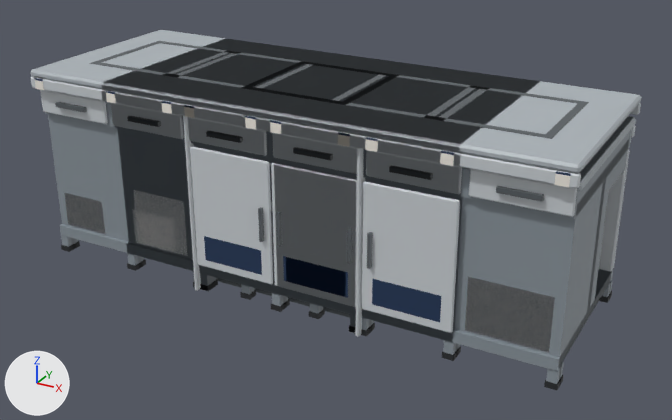
A saved change to the Blender file art/blender/counters.blend.
The view is the same before and after, from a 50 mm lens placed at (2.31, -4.06, 2.42), pointed at (0.09, -0.01, 0.4). The axes (+X, +Y, +Z) are drawn at lower left. The lights are the same throughout. The picture after the commit comes second.

The first picture shows 'counter_2m_body', 'counter_3m_body', 'pass_1m_body', 'pass_2m_body', 'pass_3m_body', 'pass_end_body' and 4 more.
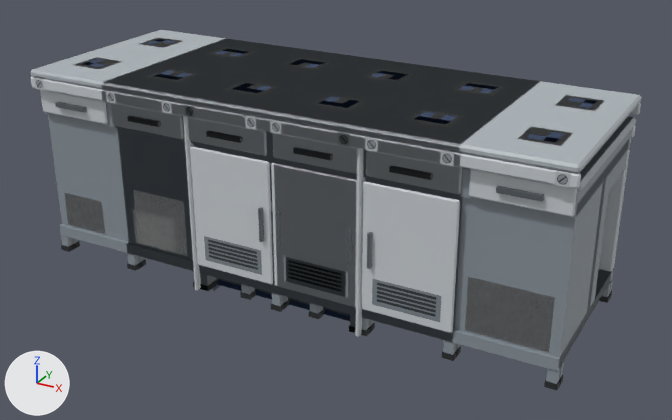
Location of each change, [x1, y1, x2, y2] in pixels of the pictures (672 x 420 px; the box of a moved part takes in the faces that stretch with it):
'pass_threshold_body', added (mostly hidden): after [213, 280, 350, 321]
part 1 of me_pass_2m_body_001, moved or reshaped: before [163, 50, 487, 118]; after [147, 48, 506, 127]
part 2 of me_pass_2m_body_001, surface changed: [106, 91, 454, 322] in both
part 3 of me_pass_3m_body_001, deleted: before [156, 41, 227, 52]
part 4 of me_pass_3m_body_001, deleted: before [469, 85, 589, 104]
part 5 of me_pass_3m_body_001, deleted: before [546, 103, 587, 136]
part 6 of me_pass_3m_body_001, moved or reshaped: before [90, 43, 554, 139]; after [76, 40, 605, 145]
part 7 of me_pass_3m_body_001, surface changed: [34, 42, 570, 297] in both
part 8 of me_pass_3m_body_001, recoloured: before [92, 42, 475, 116]; after [140, 38, 405, 80]

The change, as a list of edits to the scene's bpy script:
```text
Change me_pass_2m_body_001:
    used by ob_pass_2m_body; parent = ob_pass_2m; location = (0.0, 0.0, 0.0)
    remove me_pass_2m_body_001.from_pydata(...)  # 784 vertices, 681 faces; spans x -1.0..1.0, y -0.56..0.56, z 0.0..1.1
    add me_pass_2m_body_001.from_pydata(...)  # 816 vertices, 665 faces; spans x -1.0..1.0, y -0.56..0.56, z 0.0..1.1
    me_pass_2m_body_001 part 1: 21 vertices moved from x -0.8..0.8, y -0.3..0.26, z 1.1 to x -0.86..0.33, y -0.34..0.28, z 1.1; 43 vertices removed from x -0.8..0.8, y -0.3..0.3, z 1.1; 75 vertices added at x -0.86..0.86, y -0.37..0.37, z 1.1
    me_pass_2m_body_001 part 2: 12 kept faces spanning x -0.96..0.96, y -0.56..0.56, z 0.2..1.06 get new texture (UV) coordinates
Change me_pass_3m_body_001:
    used by ob_pass_3m_body; parent = ob_pass_3m; location = (0.0, 0.0, 0.0)
    remove me_pass_3m_body_001.from_pydata(...)  # 1112 vertices, 965 faces; spans x -1.5..1.5, y -0.56..0.56, z 0.0..1.1
    add me_pass_3m_body_001.from_pydata(...)  # 1160 vertices, 941 faces; spans x -1.5..1.5, y -0.56..0.56, z 0.0..1.1
    me_pass_3m_body_001 part 3: the loose piece of 8 vertices spanning x -1.3..-0.7, y 0.26..0.3, z 1.1 is deleted
    me_pass_3m_body_001 part 4: the loose piece of 8 vertices spanning x 0.7..1.3, y 0.26..0.3, z 1.1 is deleted
    me_pass_3m_body_001 part 5: the loose piece of 8 vertices spanning x 1.26..1.3, y -0.26..0.26, z 1.1 is deleted
    me_pass_3m_body_001 part 6: 60 vertices moved from x -1.3..0.74, y -0.3..0.3, z 1.1 to x -1.36..0.36, y -0.37..0.37, z 1.1; 12 vertices removed from x 0.3..1.3, y -0.3..0.3, z 1.1; 84 vertices added at x -1.36..1.36, y -0.37..0.37, z 1.1
    me_pass_3m_body_001 part 7: 24 kept faces spanning x -1.46..1.46, y -0.56..0.56, z 0.2..1.1 get new texture (UV) coordinates
    me_pass_3m_body_001 part 8: 6 faces spanning x -1.36..0.36, y -0.34..0.37, z 1.1 switch from mat_mat_steel_dark (its picture is missing) to mat_counters_atlas (picture img_counters_atlas)
Add me_pass_threshold_body:
    me_pass_threshold_body.from_pydata(...)  # 20 vertices, 5 faces; spans x -0.45..0.45, y -0.43..0.43, z -0.04..0.013
    me_pass_threshold_body.materials.append(mat_counters_atlas)  # picture img_counters_atlas
Add ob_pass_threshold_body:
    ob_pass_threshold_body = bpy.data.objects.new('pass_threshold_body', me_pass_threshold_body)
    ob_pass_threshold_body.parent = ob_pass_threshold
    ob_pass_threshold_body.location = (0.0, 0.0, 0.0)
Add ob_pass_threshold:
    ob_pass_threshold = bpy.data.objects.new('pass_threshold', None)
    ob_pass_threshold.location = (0.0, 0.0, 0.0)
```
